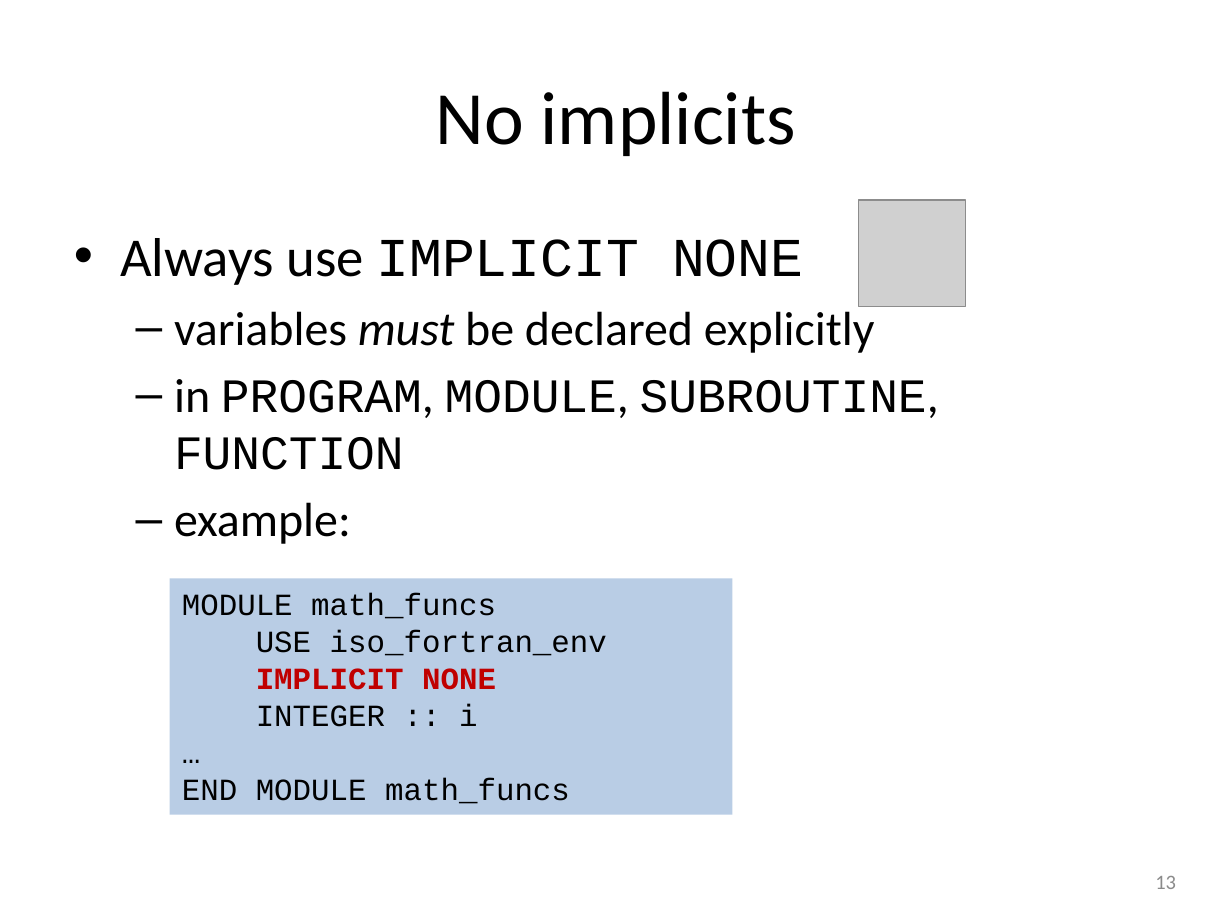
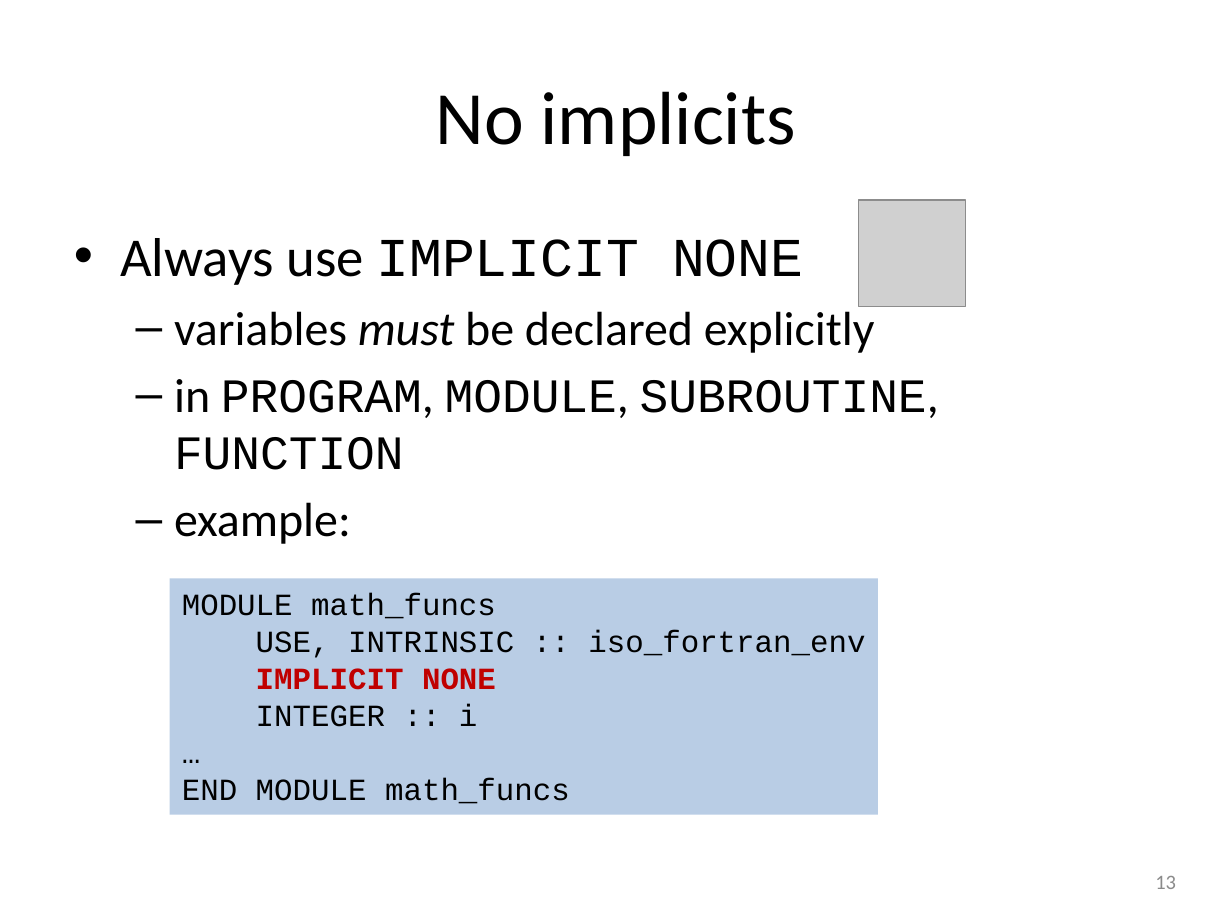
Before and after one commit to gjbex/Fortran-for-programmers, a slide deck: slide 13 of fortran_for_programmers.pptx. Drawn at 1232x924 pixels with LibreOffice and Linux fonts; fonts in the diff are those of the drawing; grey boxes stand for pictures. Boxes give left, top, right and bottom in pixels: in the first picture for what was removed or moved away, otherwise in the second. Text is boxed around its words. In the diff, an @@ line names an element or a change of style, - is before the commit and + after.

```diff
--- a/fortran_for_programmers.pptx
+++ b/fortran_for_programmers.pptx
@@ rectangle "MODULE math_funcs": place and size @@
-rectangle "MODULE math_funcs" at <box>170,578,733,814</box>
+rectangle "MODULE math_funcs" at <box>170,578,878,814</box>
@@ text in rectangle at <box>256,630,865,658</box>: text changed @@
-USE iso_fortran_env
+USE, INTRINSIC :: iso_fortran_env
```
Also in this commit, not shown: 5 other slides changed.
